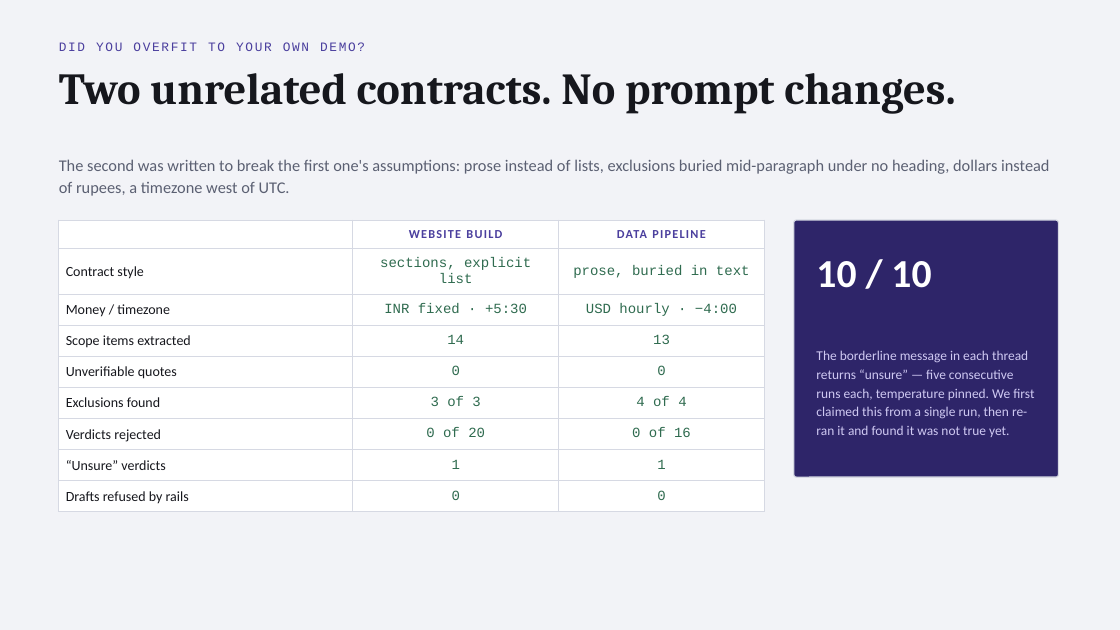
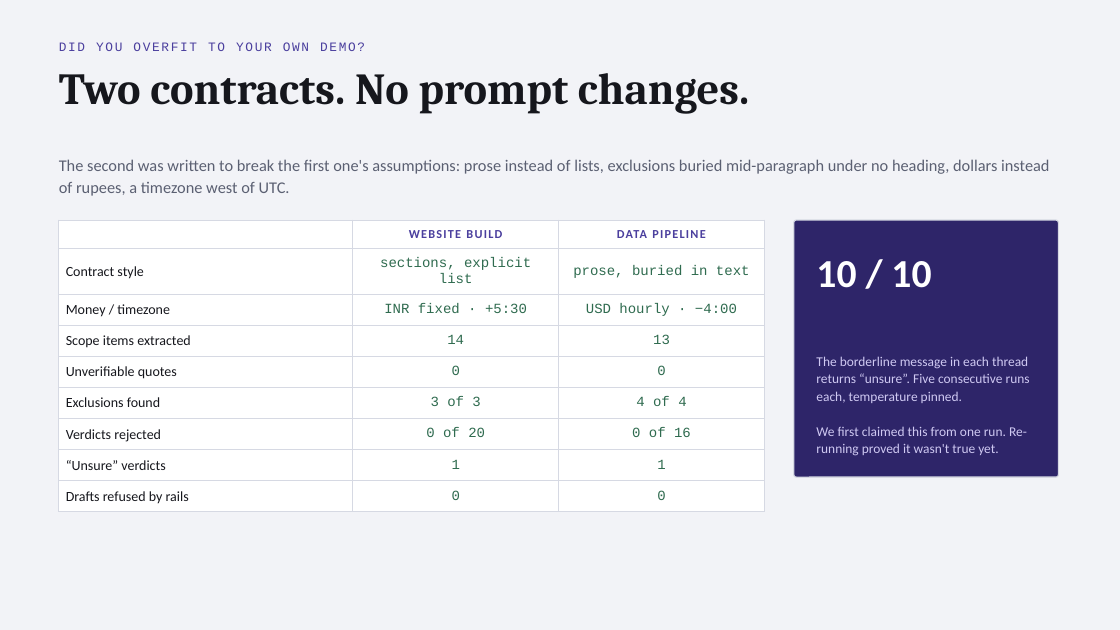
Before and after one commit to AMREESHAYS/chief-of-staff, a slide deck: slide 8 of deck/chief-of-staff.pptx. Drawn at 1120x630 pixels with LibreOffice and Linux fonts; fonts in the diff are those of the drawing. Boxes give left, top, right and bottom in pixels: in the first picture for what was removed or moved away, otherwise in the second. Text is boxed around its words. In the diff, an @@ line names an element or a change of style, - is before the commit and + after.

```diff
--- a/deck/chief-of-staff.pptx
+++ b/deck/chief-of-staff.pptx
@@ text at (59, 73, 749, 114): text changed @@
-Two unrelated contracts. No prompt changes.
+Two contracts. No prompt changes.
@@ text at (816, 356, 1030, 456): text changed @@
-The borderline message in each thread returns “unsure” — five consecutive runs each, temperature pinned. We first claimed this from a single run, then re-ran it and found it was not true yet.
+The borderline message in each thread returns “unsure”. Five consecutive runs each, temperature pinned.
+We first claimed this from one run. Re-running proved it wasn't true yet.
```
Also in this commit, not shown: 7 other slides changed, 1 other file.
